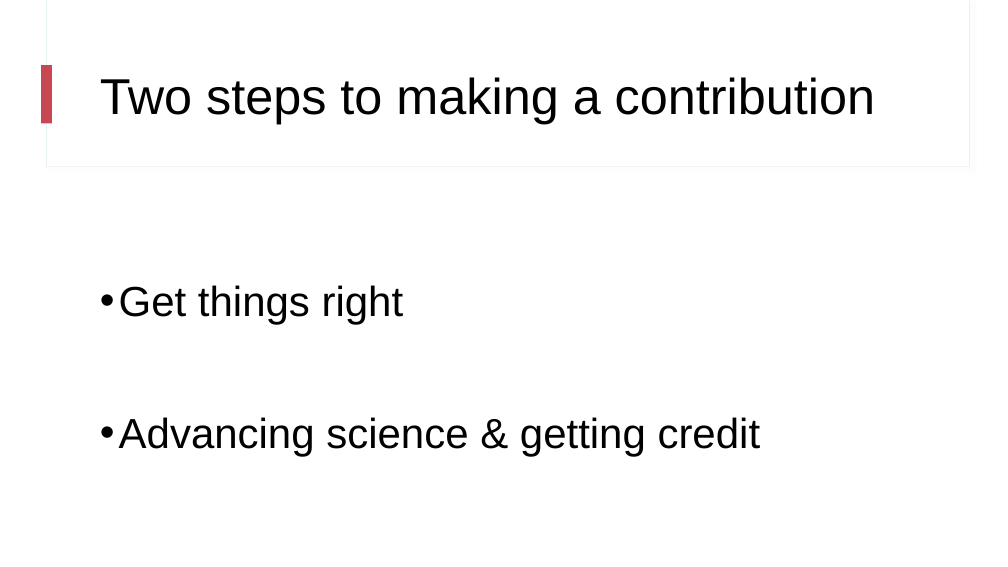
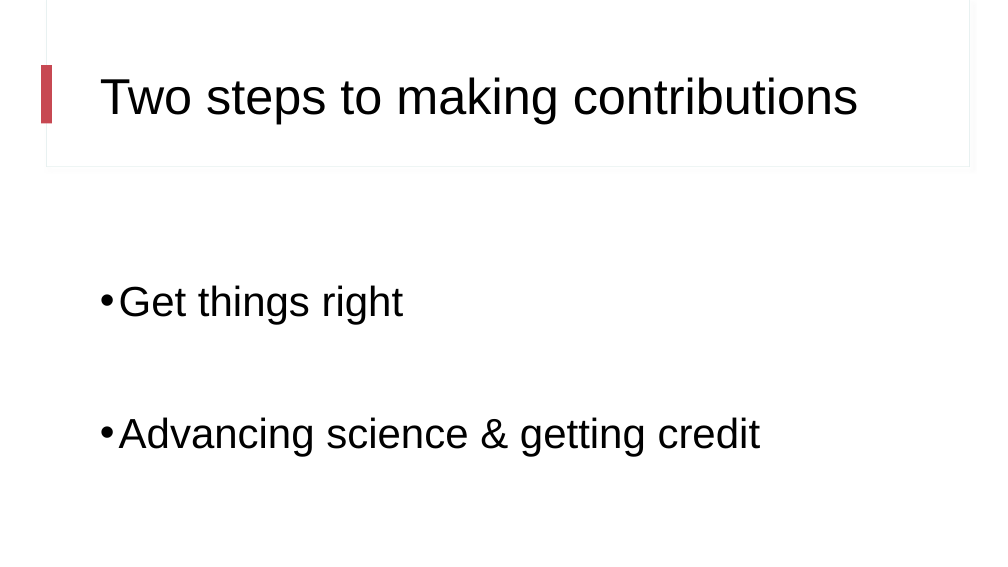
Before and after one commit to nslavov/SlavovLab, a slide deck: slide 12 of teaching/NS_1.pptx. Drawn at 1008x567 pixels with LibreOffice and Linux fonts; fonts in the diff are those of the drawing. Boxes give left, top, right and bottom in pixels: in the first picture for what was removed or moved away, otherwise in the second. Text is boxed around its words. In the diff, an @@ line names an element or a change of style, - is before the commit and + after.

```diff
--- a/teaching/NS_1.pptx
+++ b/teaching/NS_1.pptx
@@ title at (x1=100, y1=77, x2=859, y2=124): text changed @@
-  Two steps to making a contribution
+  Two steps to making contributions
```
Also in this commit, not shown: 5 other slides changed.
